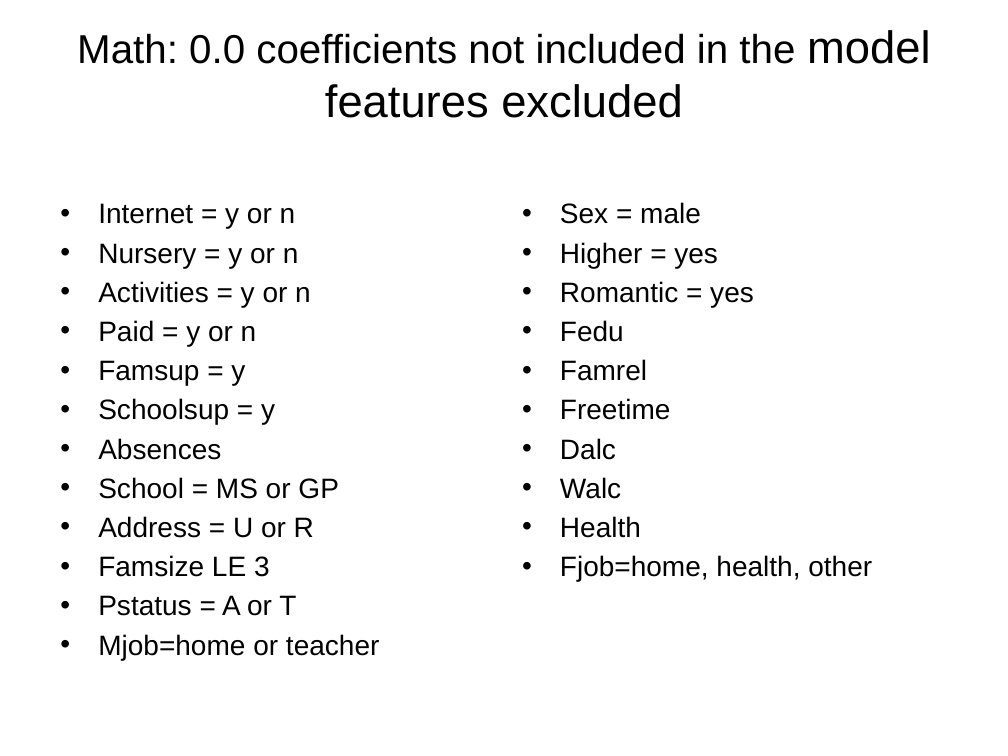
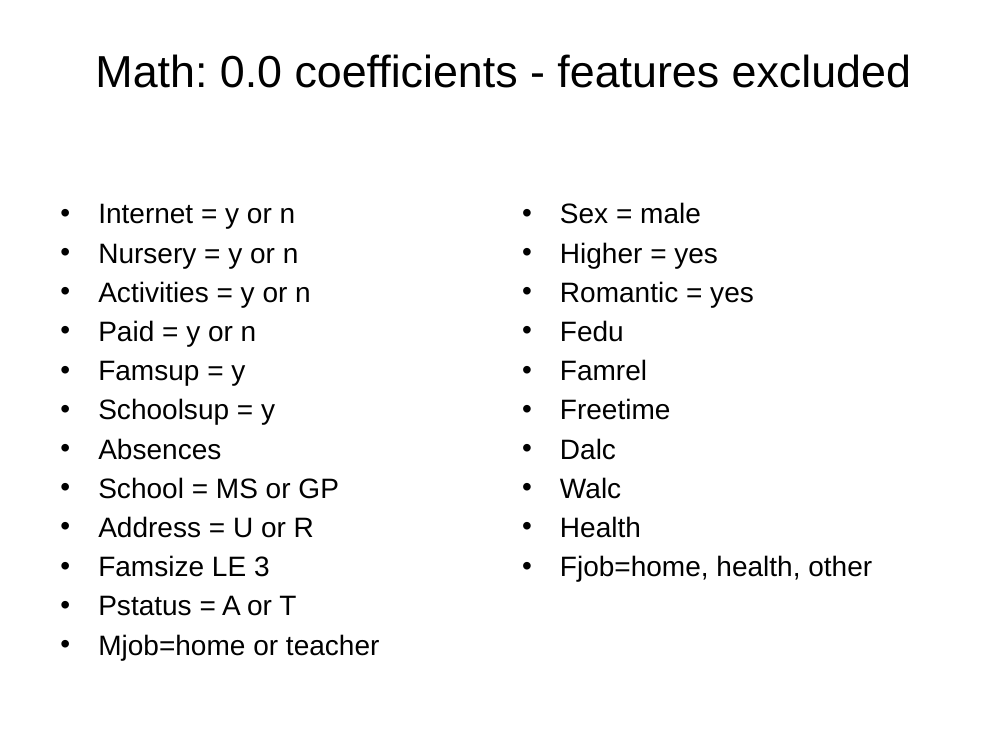
Before and after one commit to cfrandall2/CarolynProject, a slide deck: slide 26 of Carolyn_Randall_DSProject.pptx (slide 27 before the commit). Drawn at 1008x756 pixels with LibreOffice and Linux fonts; fonts in the diff are those of the drawing. Boxes give left, top, right and bottom in pixels: in the first picture for what was removed or moved away, otherwise in the second. Text is boxed around its words. In the diff, an @@ line names an element or a change of style, - is before the commit and + after.

```diff
--- a/Carolyn_Randall_DSProject.pptx
+++ b/Carolyn_Randall_DSProject.pptx
@@ title at [95,54,911,88]: text changed; size 28.8 to 32 pt @@
-Math: 0.0 coefficients not included in the model
-features excluded
+Math: 0.0 coefficients - features excluded
```
Also in this commit, not shown: 3 other slides changed, 1 slide removed.
